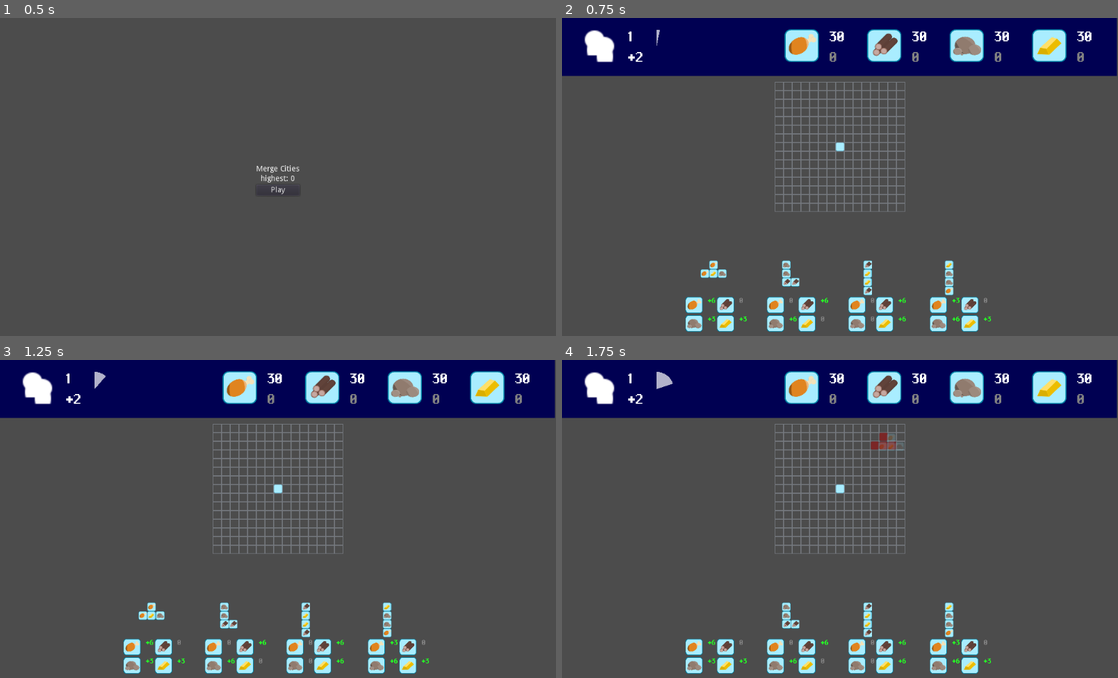
Above: before the commit, frames 1-4 (two rows, left to right).
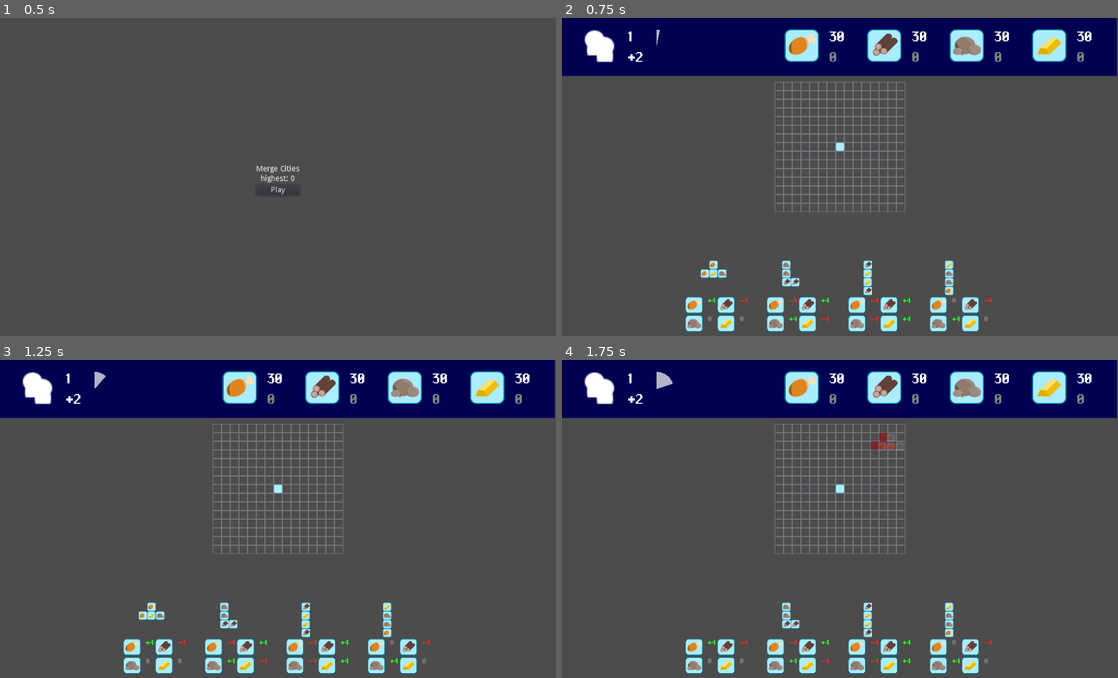
Above: after the commit, the same moments.

Repository: T4g1/gd-wildjam13
Game: Godot game, scene res://main.tscn
The game is run twice, just before and just after one commit, with the same random seed, the same clock (stepped at 60 frames per second) and the same inputs.
Inputs (mouse positions are in pixels of both pictures, inside the frame that each line leads up to):
- Up to frame 1 (0.5 s): no input
- Up to frame 2 (0.75 s): click "Play" at 0.5 s
- Up to frame 3 (1.25 s): no input
- Up to frame 4 (1.75 s): tap Enter at 1.25 s; drag from (717, 620) to (895, 452) at 1.27 s

Frame 1 is identical in both runs. In frame 2, 0.8% of the frame differs, in the area x 26-78%, y 87-99%; in frame 3, 0.8%; in frame 4, 0.8%.

Commit message:
[fix] Production/Consomation

Diff:
--- a/nodes/Polymino/Polymino.gd
+++ b/nodes/Polymino/Polymino.gd
@@ -76,6 +76,8 @@
 	for bloc in blocs:
 		if bloc.prod_type == type:
 			total += bloc.production
+		else:
+			total -= 1
 
 	return total
 
